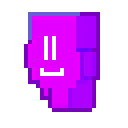
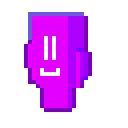
Layers edited between the first and the second (128, 128) image:
showed "Layer 7" over (x1=36, y1=12, x2=92, y2=112)
hid "Layer 1" over (x1=36, y1=12, x2=100, y2=112)
